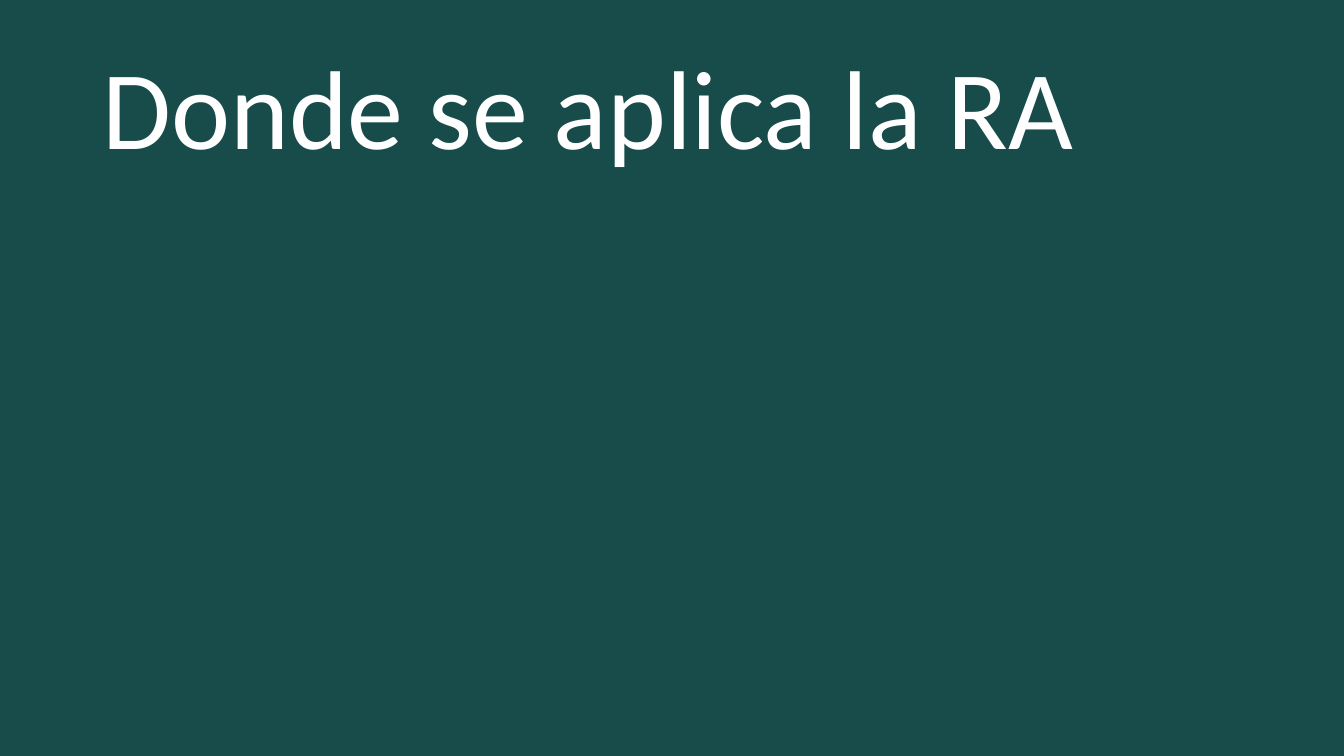
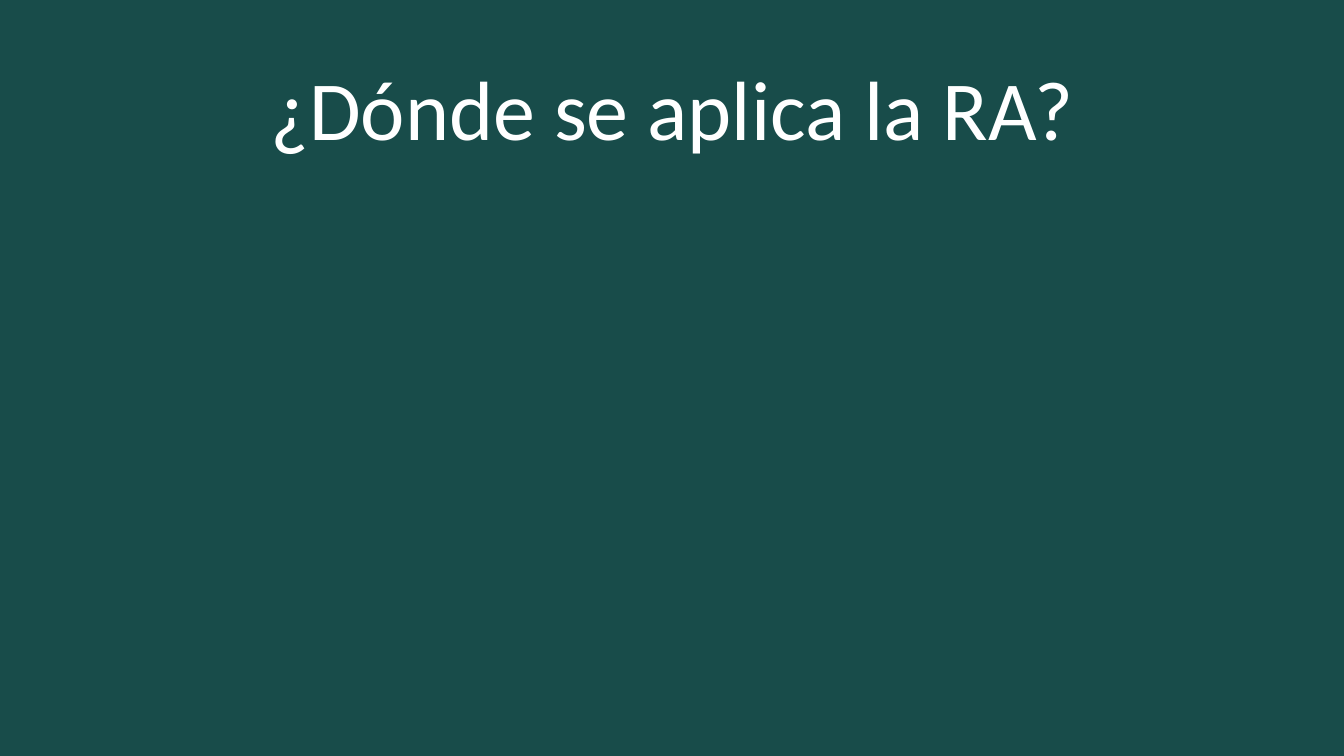
Before and after one commit to RobertoWEscorcia/probador, a slide deck: slide 3 of RA para captura de medidas corporales y visualización.pptx. Drawn at 1344x756 pixels with LibreOffice and Linux fonts; fonts in the diff are those of the drawing. Boxes give left, top, right and bottom in pixels: in the first picture for what was removed or moved away, otherwise in the second. Text is boxed around its words. In the diff, an @@ line names an element or a change of style, - is before the commit and + after.

```diff
--- a/RA para captura de medidas corporales y visualización.pptx
+++ b/RA para captura de medidas corporales y visualización.pptx
@@ title at bbox=[270, 81, 1073, 154]: text changed; size 80 to 60 pt @@
-Donde se aplica la RA
+¿Dónde se aplica la RA?
```
Also in this commit, not shown: 2 other slides changed.
